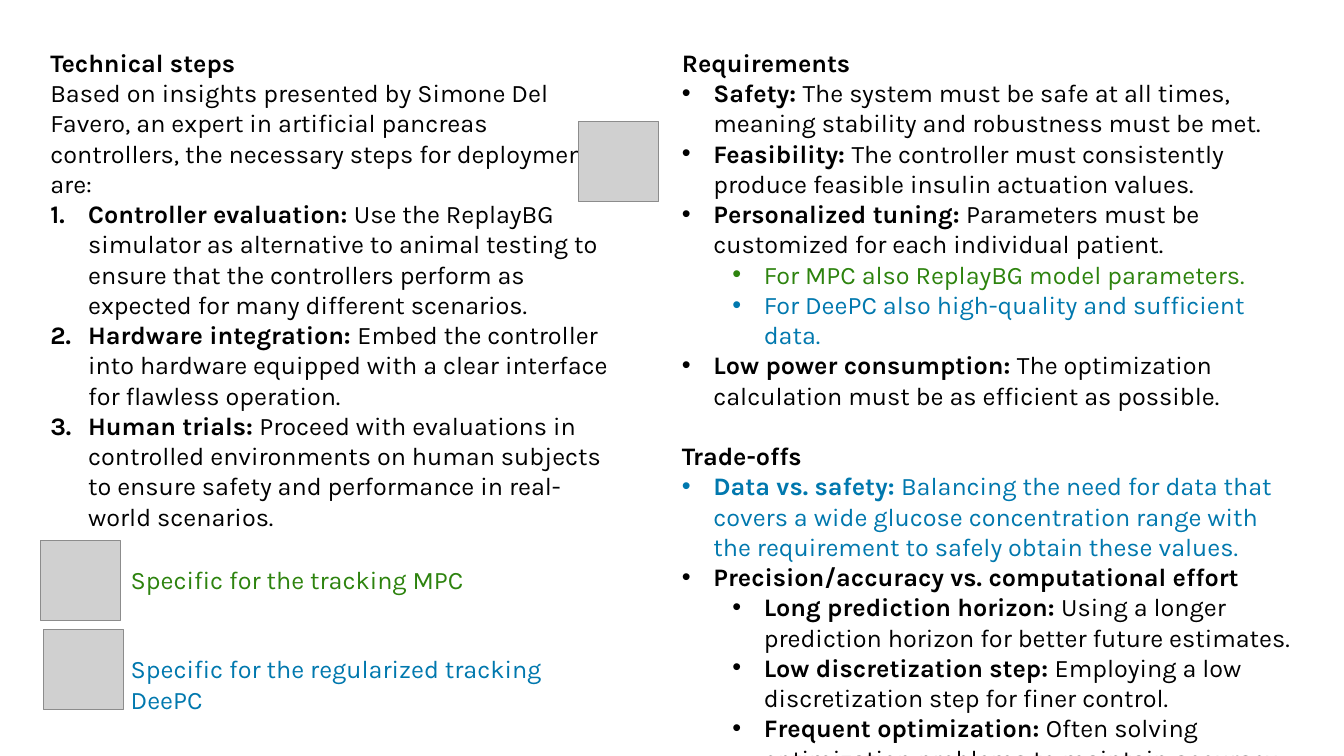
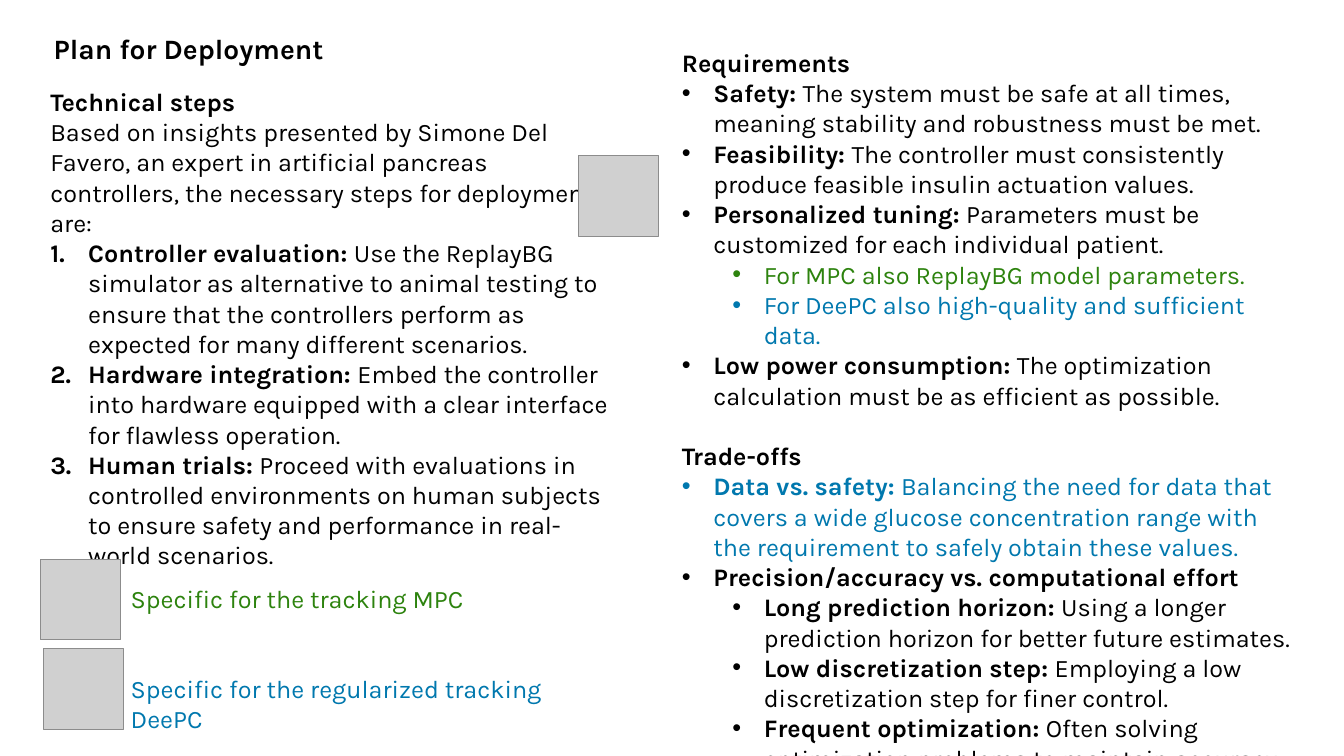
Before and after one commit to Jackmastro/MPC_DeePC_COCO, a slide deck: slide 6 of COCO2024project_GiacomoMastroddi.pptx. Drawn at 1344x756 pixels with LibreOffice and Linux fonts; fonts in the diff are those of the drawing; grey boxes stand for pictures. Boxes give left, top, right and bottom in pixels: in the first picture for what was removed or moved away, otherwise in the second. Text is boxed around its words. In the diff, an @@ line names an element or a change of style, - is before the commit and + after.

```diff
--- a/COCO2024project_GiacomoMastroddi.pptx
+++ b/COCO2024project_GiacomoMastroddi.pptx
@@ text added at <box>54,39,324,66</box>, 20 pt, text #000000, bold @@
+Plan for Deployment
@@ text "Technical steps": place and size @@
-text "Technical steps" at <box>50,54,608,501</box>
+text "Technical steps" at <box>50,93,608,540</box>
@@ picture: place and size @@
-picture at <box>579,121,659,202</box>
+picture at <box>579,155,659,236</box>
@@ 2 pictures, 2 texts: place and size @@
-2 pictures, 2 texts at <box>40,540,542,711</box>
+2 pictures, 2 texts at <box>40,560,542,730</box>
```
Also in this commit, not shown: 5 other slides changed, 2 other files.
